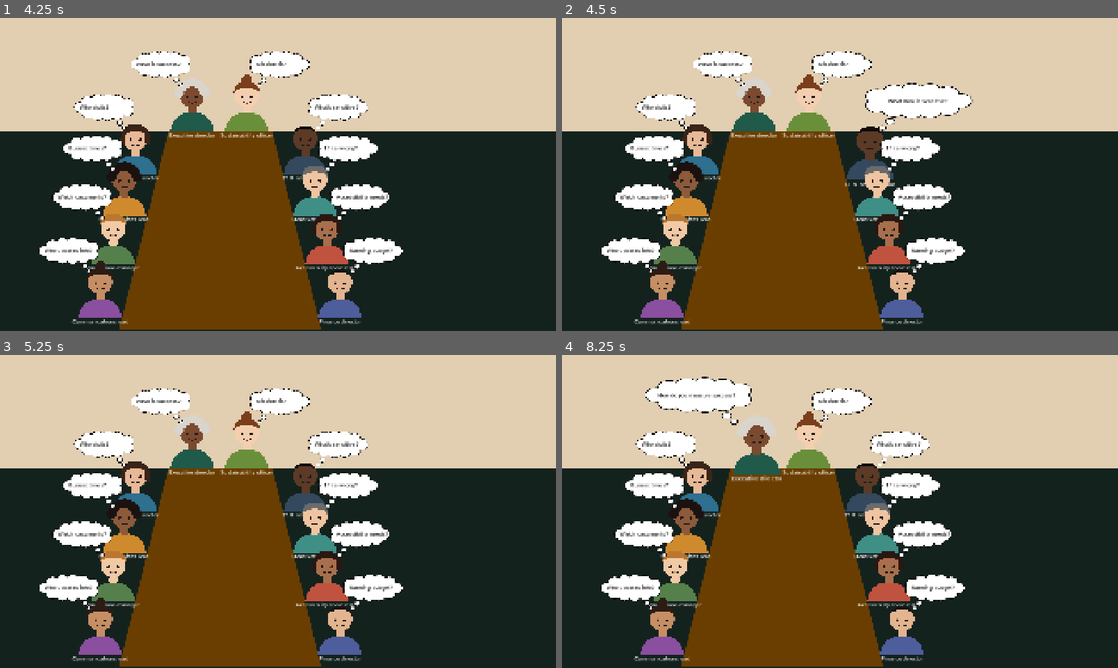
Above: before the commit, frames 1-4 (two rows, left to right).
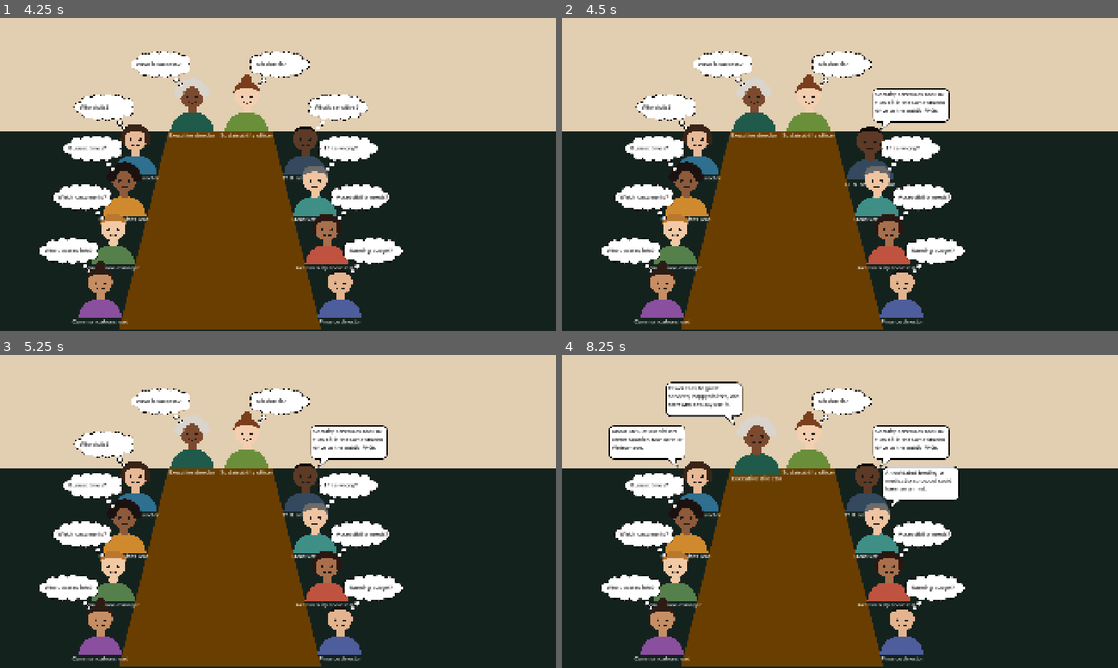
Above: after the commit, the same moments.

Repository: abbyhayd/AiArchitect
Game: Godot game, scene res://scenes/main.tscn
Two runs of this game, one before a commit and one after it. Both use one fixed random seed, a clock stepped at 60 frames per second and the inputs below. The engine's default icon, where the game draws it, is replaced by a stand-in: a white triangle on a blue panel in a dark square.
Inputs (mouse positions are in pixels of both pictures, inside the frame that each line leads up to):
- Up to frame 1 (4.25 s): click "Start" at 0.5 s; click "Evergreen City Zoo" at 1.25 s; click "Enter" at 2 s; tap Enter at 2.75 s; move the mouse to (400, 158) at 2.77 s; click (400, 158) at 2.85 s; tap Space at 3.5 s; move the mouse to (166, 190) at 3.52 s; click (166, 190) at 3.6 s
- Up to frame 2 (4.5 s): tap Enter at 4.25 s; move the mouse to (895, 105) at 4.27 s; click (895, 105) at 4.35 s
- Up to frame 3 (5.25 s): tap Space at 5 s; move the mouse to (250, 574) at 5.02 s; click (250, 574) at 5.1 s
- Up to frame 4 (8.25 s): tap Enter at 5.75 s; move the mouse to (1006, 558) at 5.77 s; click (1006, 558) at 5.85 s; tap Space at 6.5 s; move the mouse to (673, 464) at 6.52 s; click (673, 464) at 6.6 s; move the mouse to (867, 511) at 7.27 s; click (867, 511) at 7.35 s; move the mouse to (756, 433) at 8.02 s; click (756, 433) at 8.1 s

Frame 1 is identical in both runs. In frame 2, 1.2% of the frame differs, in the area x 54-74%, y 20-37%; in frame 3, 1.1%; in frame 4, 4.6%, in the area x 8-72%, y 6-49%.

Commit message:
added answers to interview room

Diff:
--- a/project.godot
+++ b/project.godot
@@ -30,6 +30,14 @@
 
 project/assembly_name="AI Architect"
 
+[input]
+
+left_click={
+"deadzone": 0.2,
+"events": [Object(InputEventMouseButton,"resource_local_to_scene":false,"resource_name":"","device":-1,"window_id":0,"alt_pressed":false,"shift_pressed":false,"ctrl_pressed":false,"meta_pressed":false,"button_mask":1,"position":Vector2(212, 16),"global_position":Vector2(224, 76),"factor":1.0,"button_index":1,"canceled":false,"pressed":true,"double_click":false,"script":null)
+]
+}
+
 [physics]
 
 3d/physics_engine="Jolt Physics"
--- a/scenarios/evergreen_zoo/zoo_interview.gd
+++ b/scenarios/evergreen_zoo/zoo_interview.gd
@@ -22,4 +22,3 @@
 			)
 		stakeholder_parent.add_child(new_stakeholder)
 		index += 1
-		#%Stakeholders.add_child(new_stakeholder)
--- a/scenarios/evergreen_zoo/zoo_interview.tscn
+++ b/scenarios/evergreen_zoo/zoo_interview.tscn
@@ -63,17 +63,6 @@
 grow_vertical = 0
 texture = ExtResource("4_2e1u4")
 
-[node name="Stakeholders" type="GridContainer" parent="." unique_id=424602349]
-unique_name_in_owner = true
-custom_minimum_size = Vector2(200, 200)
-offset_left = 73.0
-offset_top = 494.0
-offset_right = 1978.0
-offset_bottom = 1166.0
-theme_override_constants/h_separation = 380
-theme_override_constants/v_separation = 350
-columns = 5
-
 [node name="StakeholderMarkers" type="Node2D" parent="." unique_id=1501144854]
 unique_name_in_owner = true
 position = Vector2(108, 0)
--- a/scenes/stakeholder.gd
+++ b/scenes/stakeholder.gd
@@ -2,6 +2,8 @@
 
 var tween : Tween
 var flipped #true means on left side
+var hovered = false
+var answer_shown = false
 
 func _ready():
 	pivot_offset = size / 2
@@ -12,8 +14,16 @@
 		%HoverBubble.position.x =(%Picture.position.x * 2.0) - %HoverBubble.position.x - %HoverBubble.size.x/2
 		%HoverBubble.flip_h = true
 
-		%AnswerBubble.position.x =(%Picture.position.x * 2.0) - %AnswerBubble.position.x
+		%AnswerBubble.position.x =(%Picture.position.x * 2.0) - %AnswerBubble.position.x - %AnswerBubble.size.x/3
 		%AnswerBubble.flip_h = true
+
+func _process(_delta):
+	if Input.is_action_just_pressed("left_click") and hovered:
+		%IdleBubble.visible = false
+		%HoverBubble.visible = false
+		%AnswerBubble.visible = true
+		answer_shown = true
+
 
 func initalize_stakeholder(picture_path, title, short_q, long_q, ans):
 	%Picture.texture = load(picture_path)
@@ -23,14 +33,18 @@
 	%AnswerText.text = ans
 
 func _on_mouse_entered():
-	%IdleBubble.visible = false
-	%HoverBubble.visible = true
+	if not answer_shown:
+		%IdleBubble.visible = false
+		%HoverBubble.visible = true
+	hovered = true
 	reset_tween()
 	tween.tween_property(%Picture, "scale", Vector2(1.1, 1.1), 0.05)
 
 func _on_mouse_exited():
-	%IdleBubble.visible = true
-	%HoverBubble.visible = false
+	if not answer_shown:
+		%IdleBubble.visible = true
+		%HoverBubble.visible = false
+	hovered = false
 	reset_tween()
 	tween.tween_property(%Picture, "scale", Vector2.ONE, 0.05)
 
--- a/scenes/stakeholder.tscn
+++ b/scenes/stakeholder.tscn
@@ -111,6 +111,7 @@
 
 [node name="AnswerText" type="Label" parent="AnswerBubble" unique_id=1236684967]
 unique_name_in_owner = true
+custom_maximum_size = Vector2(256, 100)
 layout_mode = 0
 offset_left = 11.0
 offset_top = 12.0
